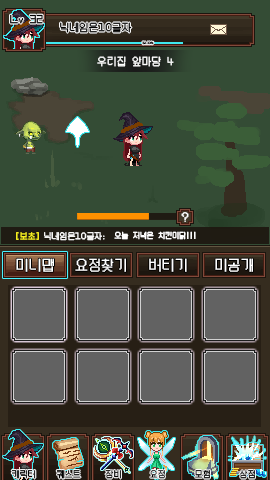
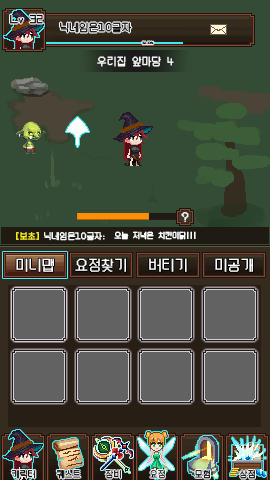
The second 270×480 image is a revision of the first. Changes to its layers:
showed group "FALSE" (4th of 9, in "Bottom" › "요정") (3 layers) over (138, 431, 176, 480)
showed "Layer 5" (5th of 7, in "Bottom" › "요정") over (135, 433, 179, 480)
